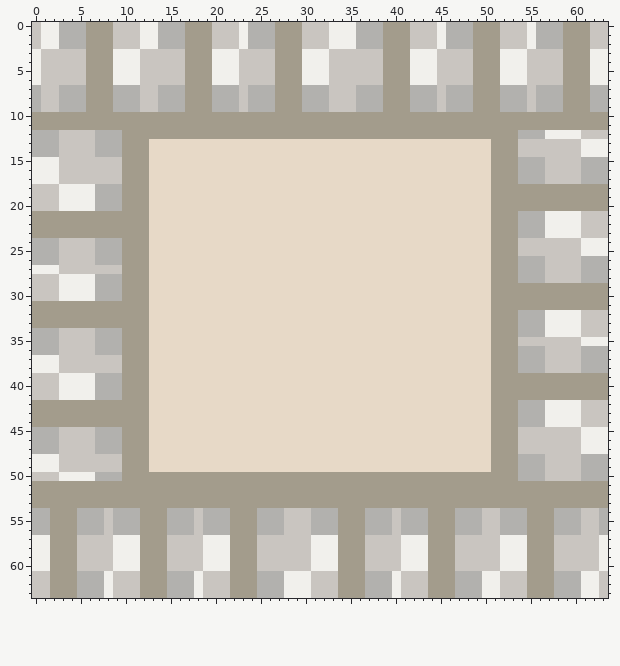
One commit to this pixel-art sprite: res/textures/HalfWallTop.png. Above: the version before the commit.
The file is 64x64 pixels.
Once edited:
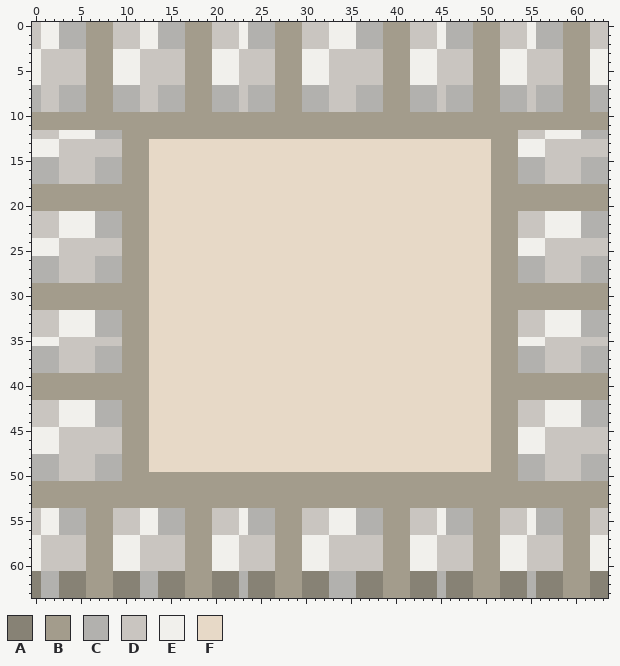
Palette (. is transparent): A #878275  B #a39c8c  C #b2b1ae  D #c9c5c0  E #f1f0ec  F #e7d9c7
Changes in this commit:
Changed rows in their new state; - is an unchanged pixel.
first column x 0:
12 DDDEEEE-----------------------------------------------DDD----CCC
13 EEE----DDD--------------------------------------------EEE----DDD
14 EEE----DDD--------------------------------------------EEE----DDD
15 CCC----CCC------------------------------------------------------
16 CCC----CCC------------------------------------------------------
17 CCC----CCC------------------------------------------------------
18 BBBBBBBBBB------------------------------------------------------
19 BBBBBBBBBB------------------------------------------------------
20 BBBBBBBBBB------------------------------------------------------
21 DDDEEEECCC--------------------------------------------DDD----CCC
22 DDDEEEECCC--------------------------------------------DDD----CCC
23 DDDEEEECCC--------------------------------------------DDD----CCC
24 EEE----DDD--------------------------------------------EEE----DDD
25 EEE----DDD--------------------------------------------EEE----DDD
27 CCC----CCC------------------------------------------------------
28 CCCDDDD---------------------------------------------------------
29 BBBBBBBBBB------------------------------------------------------
30 BBBBBBBBBB------------------------------------------------------
32 DDDEEEECCC--------------------------------------------DDD----CCC
33 DDDEEEECCC--------------------------------------------DDD----CCC
34 DDDEEEE-----------------------------------------------DDD----CCC
35 EEE----DDD--------------------------------------------EEE----DDD
37 CCC----CCC------------------------------------------------------
38 CCC----CCC------------------------------------------------------
39 BBBBBBBBBB------------------------------------------------------
40 BBBBBBBBBB------------------------------------------------------
41 BBBBBBBBBB------------------------------------------------------
42 DDDEEEECCC--------------------------------------------DDD----CCC
43 DDDEEEECCC--------------------------------------------DDD----CCC
44 DDDEEEECCC--------------------------------------------DDD----CCC
45 EEE----DDD--------------------------------------------EEE----DDD
46 EEE----DDD--------------------------------------------EEE----DDD
47 EEE----DDD--------------------------------------------EEE----DDD
48 CCC----CCC------------------------------------------------------
49 CCC----CCC------------------------------------------------------
50 CCCDDDD---------------------------------------------------------
first column x 0:
54 DEECC-BBBDDDEEC--BBBDDDEC--BBB-DDEEEC--BBBDDDEC--BBBDDDECC-BBB-D
55 DEECC-BBBDDDEEC--BBBDDDEC--BBB-DDEEEC--BBBDDDEC--BBBDDDECC-BBB-D
56 DEECC-BBBDDDEEC--BBBDDDEC--BBB-DDEEEC--BBBDDDEC--BBBDDDECC-BBB-D
57 -DDDD-BBB---DDD--BBB--EDD--BBBE--DDDD--BBB--EDD--BBB---DDD-BBBE-
58 -DDDD-BBB---DDD--BBB--EDD--BBBE--DDDD--BBB--EDD--BBB---DDD-BBBE-
59 -DDDD-BBB---DDD--BBB--EDD--BBBE--DDDD--BBB--EDD--BBB---DDD-BBBE-
60 -DDDD-BBB---DDD--BBB--EDD--BBBE--DDDD--BBB--EDD--BBB---DDD-BBBE-
61 ACCAAABBBAAACCAAABBBAAACAAABBBAAACCCAAABBBAAACAAABBBAAACAAABBBAA
62 ACCAAABBBAAACCAAABBBAAACAAABBBAAACCCAAABBBAAACAAABBBAAACAAABBBAA
63 ACCAAABBBAAACCAAABBBAAACAAABBBAAACCCAAABBBAAACAAABBBAAACAAABBBAA
